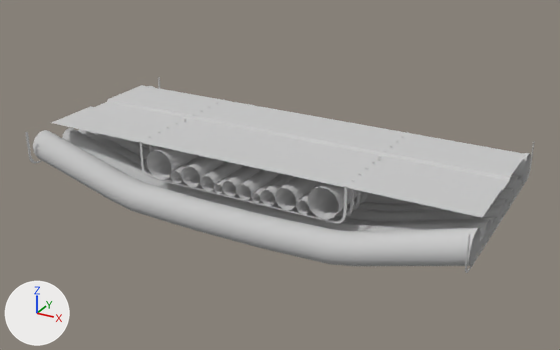
Before and after pictures for a commit that changed the FBX model Assets/Models/Environment/RoofMid_002.FBX.
Camera for both pictures: a 50 mm camera at (0.1178, -0.2116, 0.0984) aimed at (0.0014, -0.0001, -0.0074). The axes (+X, +Y, +Z) are drawn at lower left. The lights are the same throughout. Where no turn or scale is listed for an object, it has been applied to the vertices.

Names of what the first picture shows: 'Roof_Mid_002'.
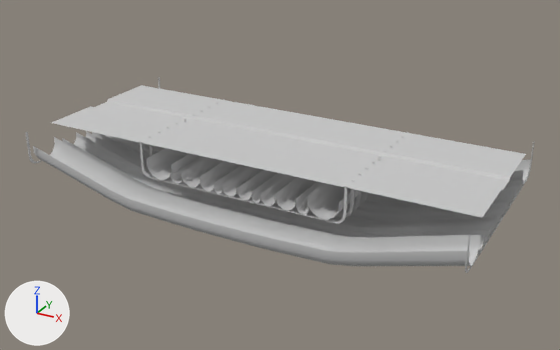
The newer file is also turned or shifted as a whole; pictures and numbers use the older file's frame.

Pixel boxes (x1, y1, x2, y2) of what changed, in the pictures (560 x 350 px):
part 1 of me_mesh, cut back: before (33, 86, 531, 253)

Diff of the bpy script that builds the scene:
```diff
--- a/Assets/Models/Environment/RoofMid_002.FBX.py
+++ b/Assets/Models/Environment/RoofMid_002.FBX.py
@@ me_mesh @@
 # used by ob_roof_mid_002; location = (0.0, 0.0, 0.0)
-me_mesh.from_pydata(...)  # 2559 vertices, 2170 faces; spans x -0.076..0.076, y -0.037..0.037, z -0.018..0.006
+me_mesh.from_pydata(...)  # 1935 vertices, 1509 faces; spans x -0.076..0.076, y -0.037..0.037, z -0.018..0.006
+# me_mesh part 1: 2 vertices moved within x -0.018..0.018, y -0.008..0.008, z -0.015; 624 vertices removed from x -0.076..0.076, y -0.033..0.033, z -0.015..0.004
 me_mesh.materials.append(mat_material__27)
```
